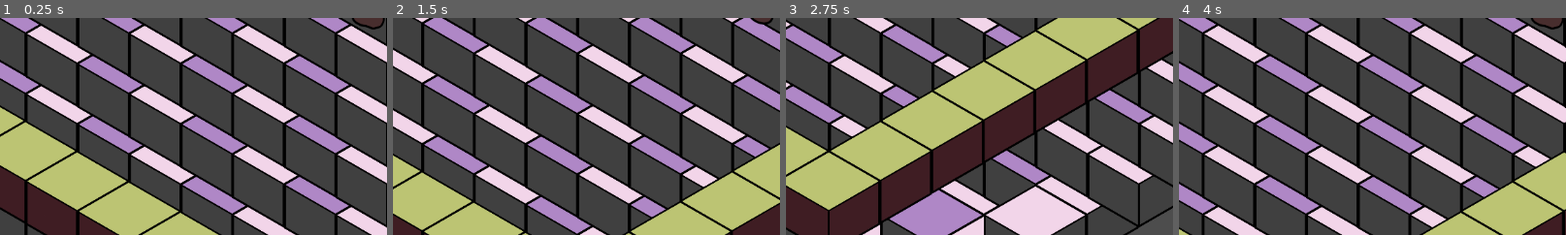
Above: before the commit, frames 1-4 (left to right).
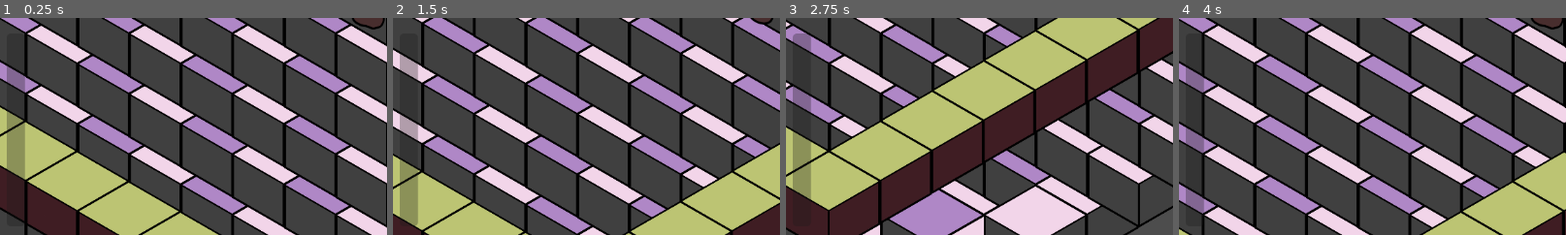
Above: after the commit, the same moments.

Repository: AdithaD/Kitchen-Hell
Game: Godot game, scene res://Levels/limbo.tscn
Two runs of this game, one before a commit and one after it. Both use one fixed random seed, a clock stepped at 60 frames per second and the inputs below.
Inputs:
- Up to frame 1 (0.25 s): no input
- Up to frame 2 (1.5 s): tap Enter at 0.5 s; hold D (right) 0.53-1.28 s; tap E (interact) at 0.6, 1.35 s; hold S (down) from 1.28 s (still down)
- Up to frame 3 (2.75 s): release S (down) at 2.03 s; hold D (right) from 2.03 s (still down); tap E (interact) at 2.1 s
- Up to frame 4 (4 s): release D (right) at 2.78 s; hold W (up) 2.78-3.53 s; tap E (interact) at 2.85, 3.6 s; hold A (left) from 3.53 s (still down)
The pictures show only the part of the screen within x 0-50%, y 50-100%; the shares and areas given below are measured in that part.

The runs differ from the first frame. In frame 1, 1.6% of the frame differs, in the area x 1-7%, y 22-75%; in frame 2, 1.9%, in the area x 1-7%, y 16-96%; in frame 3, 1.9%; in frame 4, 1.0%.
Error before the commit: Trying to assign an array of type "Array" to a variable of type "Array[Ingredient]". (res://Scripts/Recipe.gd:9)
Error after the commit: Parse Error: Argument 1 of annotation "@export_node_path" isn't a constant expression. (res://Levels/PowerGUI.gd:3)

Commit message:
added temp power bar, and depreciation power

Diff:
--- /dev/null
+++ b/Levels/PowerGUI.gd
@@ -0,0 +1,15 @@
+extends ProgressBar
+
+@export_node_path(Node) var power_system_path
+@onready var power_system = get_node(power_system_path)
+
+# Called when the node enters the scene tree for the first time.
+func _ready():
+	max_value = power_system.maximum_power
+	power_system.power_changed.connect(func (np): value = np)
+	pass # Replace with function body.
+
+
+# Called every frame. 'delta' is the elapsed time since the previous frame.
+func _process(delta):
+	pass
--- a/Levels/limbo.tscn
+++ b/Levels/limbo.tscn
@@ -1,6 +1,7 @@
-[gd_scene load_steps=13 format=3 uid="uid://drxfy2gu0gy3d"]
+[gd_scene load_steps=14 format=3 uid="uid://drxfy2gu0gy3d"]
 
 [ext_resource type="Script" path="res://Scripts/Currencies.gd" id="1_3dl5g"]
+[ext_resource type="Script" path="res://Levels/PowerGUI.gd" id="2_mo4mq"]
 [ext_resource type="Resource" uid="uid://d2mlel62xmc1x" path="res://Resources/Ingredients/ingredient_eyeball.tres" id="3_aupdq"]
 [ext_resource type="Script" path="res://Scripts/Power.gd" id="3_g4mnw"]
 [ext_resource type="Texture2D" uid="uid://ddkihejtl8d0j" path="res://Levels/IMG_5319.PNG" id="3_yqj1y"]
@@ -47,7 +48,7 @@
 custom_data_layer_1/type = 24
 sources/3 = SubResource("TileSetAtlasSource_ig2v4")
 
-[node name="Limbo" type="Node2D"]
+[node name="Game" type="Node2D"]
 
 [node name="Money" type="Node" parent="."]
 script = ExtResource("1_3dl5g")
@@ -55,6 +56,7 @@
 [node name="CanvasLayer" type="CanvasLayer" parent="."]
 
 [node name="GUI" type="Control" parent="CanvasLayer"]
+top_level = true
 layout_mode = 3
 anchors_preset = 15
 anchor_right = 1.0
@@ -62,13 +64,25 @@
 grow_horizontal = 2
 grow_vertical = 2
 
+[node name="PowerGUI" type="ProgressBar" parent="CanvasLayer/GUI"]
+layout_mode = 1
+anchors_preset = 2
+anchor_top = 1.0
+anchor_bottom = 1.0
+offset_left = 10.0
+offset_top = -13.0
+offset_right = 297.0
+offset_bottom = 14.0
+grow_vertical = 0
+rotation = -1.57079
+show_percentage = false
+script = ExtResource("2_mo4mq")
+power_system_path = NodePath("../../../Power")
+
 [node name="Power" type="Node" parent="."]
 script = ExtResource("3_g4mnw")
 
-[node name="PowerDepreciation" type="Timer" parent="Power"]
-autostart = true
-
-[node name="Map" type="TileMap" parent="."]
+[node name="Limbo" type="TileMap" parent="."]
 y_sort_enabled = true
 position = Vector2(653, -1441)
 tile_set = SubResource("TileSet_mgng4")
@@ -84,7 +98,7 @@
 layer_1/tile_data = PackedInt32Array(-589819, 131075, 1, -1310704, 131075, 1, -655354, 131075, 1, -720889, 3, 2, -78642 …(894 unchanged characters)…
 script = ExtResource("5_ku54d")
 
-[node name="Player" type="Node2D" parent="Map" node_paths=PackedStringArray("tilemap")]
+[node name="Player" type="Node2D" parent="Limbo" node_paths=PackedStringArray("tilemap")]
 z_index = 1
 position = Vector2(3586, -1174)
 scale = Vector2(2.5, 2.5)
@@ -92,26 +106,24 @@
 move_speed = 1000
 tilemap = NodePath("..")
 
-[node name="PlayerSprite" type="AnimatedSprite2D" parent="Map/Player"]
+[node name="PlayerSprite" type="AnimatedSprite2D" parent="Limbo/Player"]
 scale = Vector2(0.6, 0.6)
 frames = ExtResource("6_hy22d")
 animation = &"idle_ul"
 playing = true
 offset = Vector2(0, -200)
 
-[node name="Camera2D" type="Camera2D" parent="Map/Player"]
+[node name="Camera2D" type="Camera2D" parent="Limbo/Player"]
 current = true
 zoom = Vector2(0.3, 0.3)
 
-[node name="Hand" type="Node2D" parent="Map/Player"]
+[node name="Hand" type="Node2D" parent="Limbo/Player"]
 position = Vector2(-12.5999, -291.4)
 script = ExtResource("8_rbxpk")
 
-[node name="Sprite2D" type="Sprite2D" parent="Map/Player/Hand"]
+[node name="Sprite2D" type="Sprite2D" parent="Limbo/Player/Hand"]
 scale = Vector2(0.4, 0.4)
 
-[node name="Holding" type="Node" parent="Map/Player/Hand"]
+[node name="Holding" type="Node" parent="Limbo/Player/Hand"]
 
-[node name="TileEntities" type="Node2D" parent="Map"]
-
-[connection signal="timeout" from="Power/PowerDepreciation" to="Power" method="_on_power_depreciation_timeout"]
+[node name="TileEntities" type="Node2D" parent="Limbo"]
--- a/Scripts/Power.gd
+++ b/Scripts/Power.gd
@@ -1,7 +1,12 @@
 extends Node
 
+# per second
+@export var power_depreciation_rate = 1
+
+@export var maximum_power = 500
 @export var starting_power = 50
 @onready var power = starting_power
+
 
 signal power_changed
 signal power_allocation_changed
@@ -13,6 +18,7 @@
 
 # Called every frame. 'delta' is the elapsed time since the previous frame.
 func _process(delta):
+	reduce_power(power_depreciation_rate*delta)
 	pass
 
 func gain_power(amount) -> void:
@@ -20,6 +26,9 @@
 	emit_signal("power_changed", power)
 	pass
 
+func reduce_power(amount) -> void:
+	power -= amount
+	emit_signal("power_changed", power)
 
 func _on_power_depreciation_timeout():
 	pass # Replace with function body.
